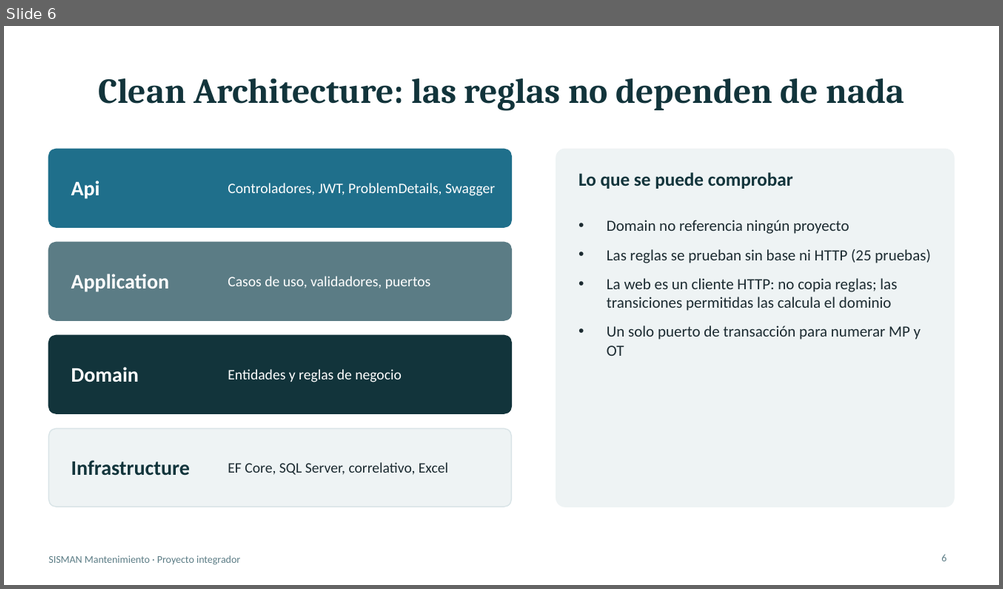
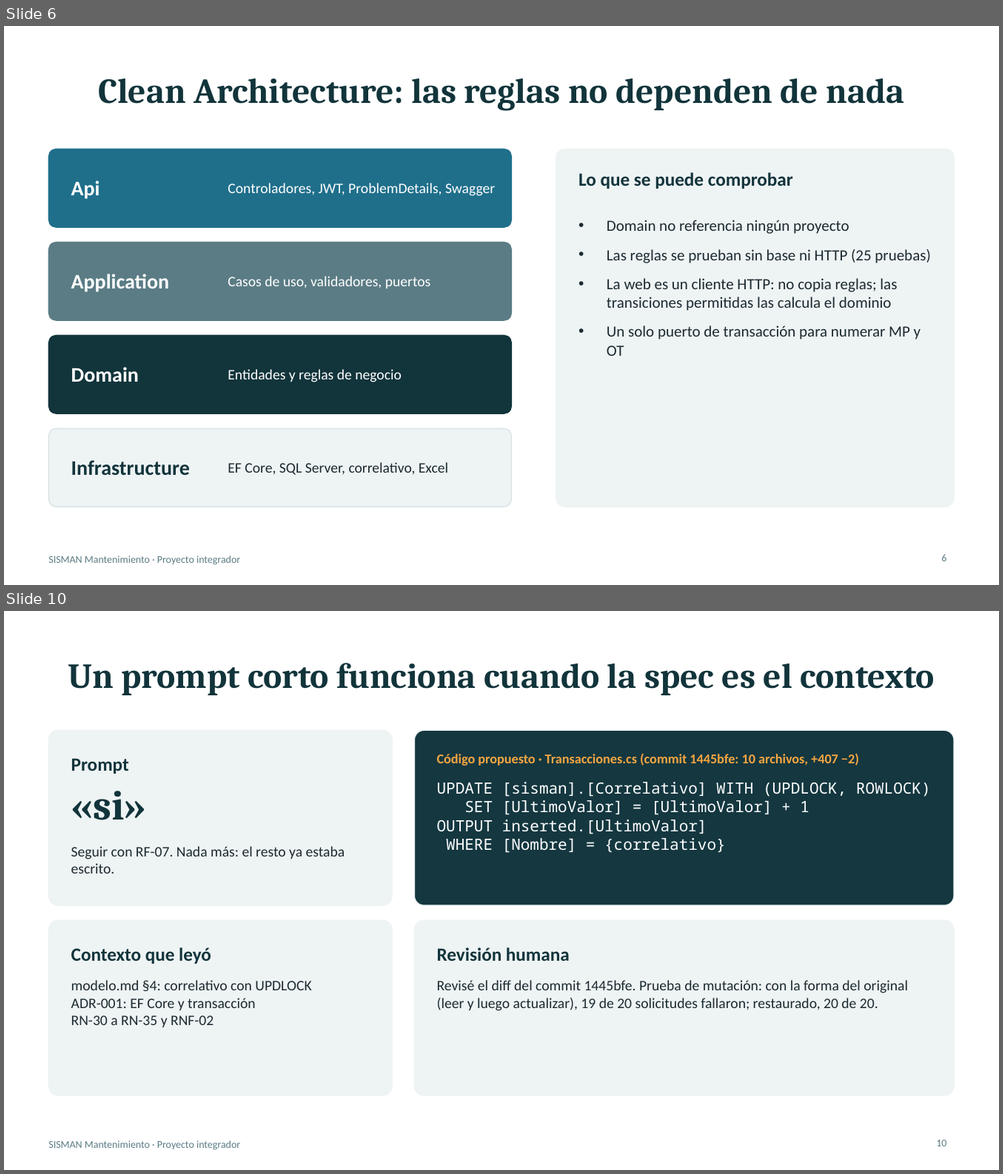
Before and after one commit to AngelHermozaSalasEDP/sisman-mantenimiento, a slide deck: docs/presentacion.pptx. Shown one above the other, each under a label of ours: slide 6 before the commit, slides 6 and 10 after it; the slides between them are not shown. The pictures are 1003x589 and 1003x1174 pixels, drawn with LibreOffice and Linux fonts; fonts in the diff are those of the drawing. Boxes give left, top, right and bottom in pixels: in the first picture for what was removed or moved away, otherwise in the second. Text is boxed around its words. In the diff, an @@ line names an element or a change of style, - is before the commit and + after.

```diff
--- a/docs/presentacion.pptx
+++ b/docs/presentacion.pptx
@@ slide 10 added at (4, 611, 999, 1170), background #FFFFFF; not listed: 1 template element that a slide beside it also shows @@
@@ title added at (68, 663, 934, 695), 34 pt, text #12343B, bold @@
+Un prompt corto funciona cuando la spec es el contexto
@@ rounded rectangle added at (48, 730, 392, 906), fill #EEF3F4, outline #EEF3F4 1 pt @@
@@ rounded rectangle added at (415, 730, 954, 906), fill #143740, outline #EEF3F4 1 pt @@
@@ text added at (71, 758, 129, 774), 18 pt, text #12343B, bold @@
+Prompt
@@ text added at (437, 753, 859, 766), 13 pt, text #F4A641, bold @@
+Código propuesto · Transacciones.cs (commit 1445bfe: 10 archivos, +407 −2)
@@ text added at (437, 782, 930, 853), 15 pt, text #FFFFFF @@
+UPDATE [sisman].[Correlativo] WITH (UPDLOCK, ROWLOCK)
+SET [UltimoValor] = [UltimoValor] + 1
+OUTPUT inserted.[UltimoValor]
+WHERE [Nombre] = {correlativo}
@@ text added at (71, 791, 147, 820), 40 pt, text #12343B, bold @@
+«si»
@@ text added at (71, 846, 345, 874), 14 pt, text #1B2A30 @@
+Seguir con RF-07. Nada más: el resto ya estaba escrito.
@@ rounded rectangle added at (48, 920, 392, 1096), fill #EEF3F4, outline #EEF3F4 1 pt @@
@@ rounded rectangle added at (415, 920, 954, 1096), fill #EEF3F4, outline #EEF3F4 1 pt @@
@@ text added at (71, 948, 211, 964), 18 pt, text #12343B, bold @@
+Contexto que leyó
@@ text added at (437, 948, 569, 961), 18 pt, text #12343B, bold @@
+Revisión humana
@@ text added at (71, 980, 311, 1028), 14 pt, text #1B2A30 @@
+modelo.md §4: correlativo con UPDLOCK
+ADR-001: EF Core y transacción
+RN-30 a RN-35 y RNF-02
@@ text added at (437, 980, 908, 1011), 14 pt, text #1B2A30 @@
+Revisé el diff del commit 1445bfe. Prueba de mutación: con la forma del original (leer y luego actualizar), 19 de 20 solicitudes fallaron; restaurado, 20 de 20.
@@ page number added at (936, 1140, 946, 1147), 10 pt, text #5B7C85 @@
+10
```
Also in this commit, not shown: 9 slides changed, 1 other file.
